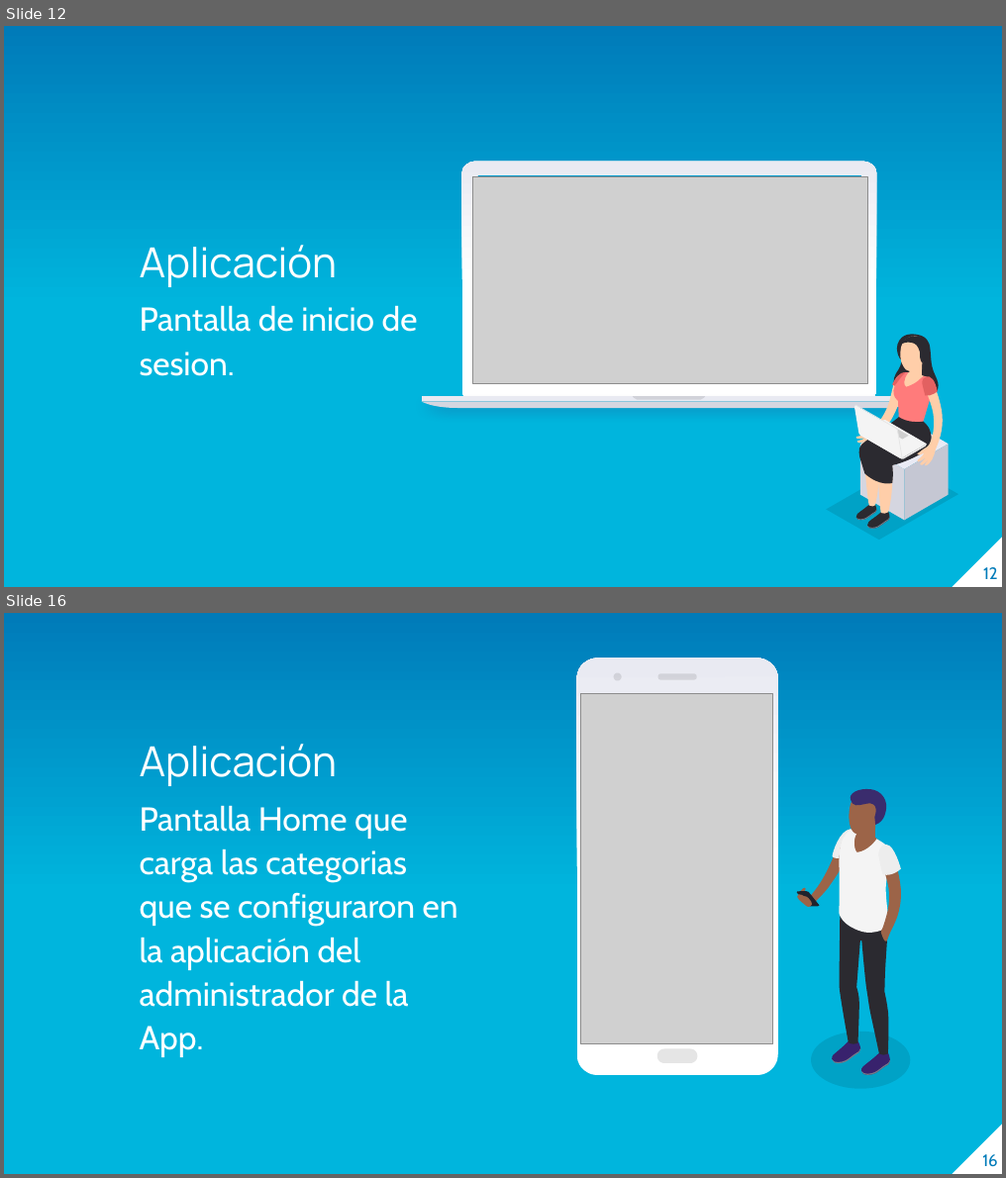
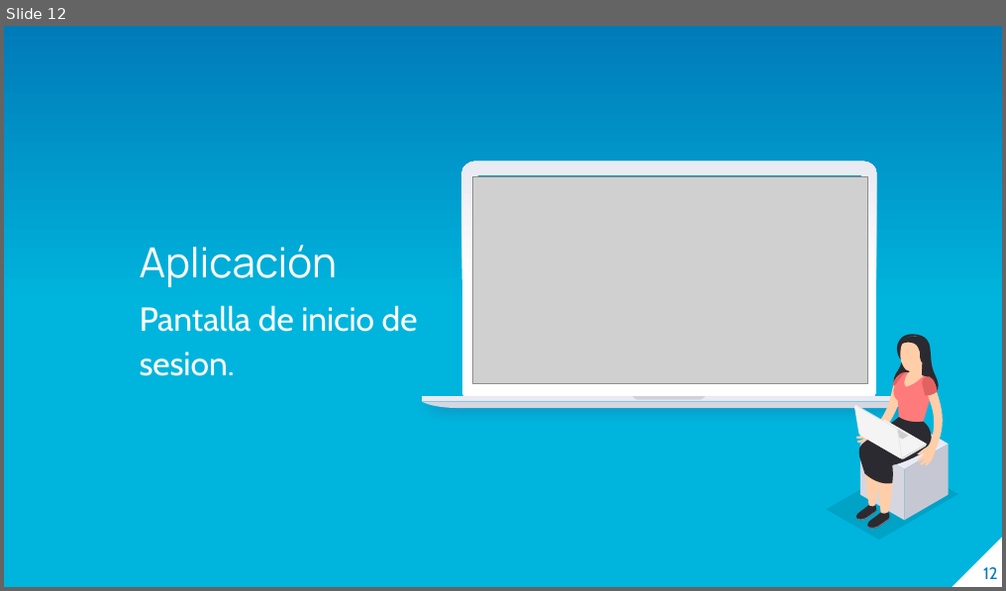
Before and after one commit to lcoronelcosta/integradora, a slide deck: Segundo Borrador - Luis Coronel.pptx. Shown one above the other, each under a label of ours: slides 12 and 16 before the commit, slide 12 after it; the slides between them are not shown. The pictures are 1006x1178 and 1006x591 pixels, drawn with LibreOffice and Linux fonts; fonts in the diff are those of the drawing; grey boxes stand for pictures. Boxes give left, top, right and bottom in pixels: in the first picture for what was removed or moved away, otherwise in the second. Text is boxed around its words. In the diff, an @@ line names an element or a change of style, - is before the commit and + after.

```diff
--- a/Segundo Borrador - Luis Coronel.pptx
+++ b/Segundo Borrador - Luis Coronel.pptx
@@ slide 16 removed at [4,613,1002,1174], background gradient #00B5DD to #007BB9; not listed: 1 template element that a slide beside it also shows @@
@@ picture removed at [580,694,772,1045] @@
@@ group removed at [577,658,778,1075]: 4 freeform shapes @@
@@ text removed at [140,744,458,1058] @@
-Aplicación
-Pantalla Home que carga las categorias que se configuraron en la aplicación del administrador de la App.
@@ group removed at [796,789,910,1089]: 16 freeform shapes @@
@@ page number removed at [982,1155,997,1167] @@
-16
```
Also in this commit, not shown: 14 slides changed, 1 slide added, 1 other slide removed, 5 other files.
